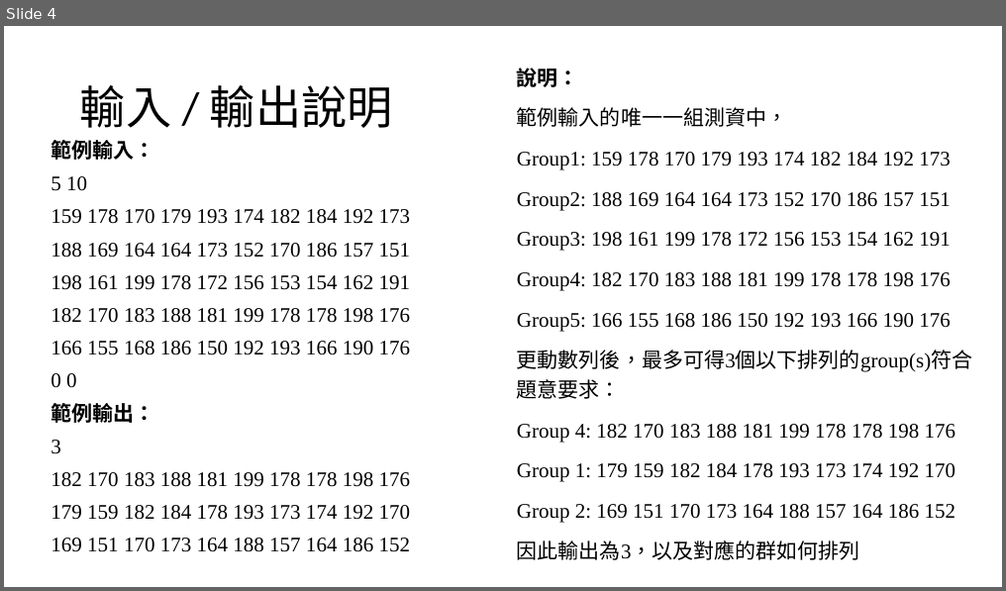
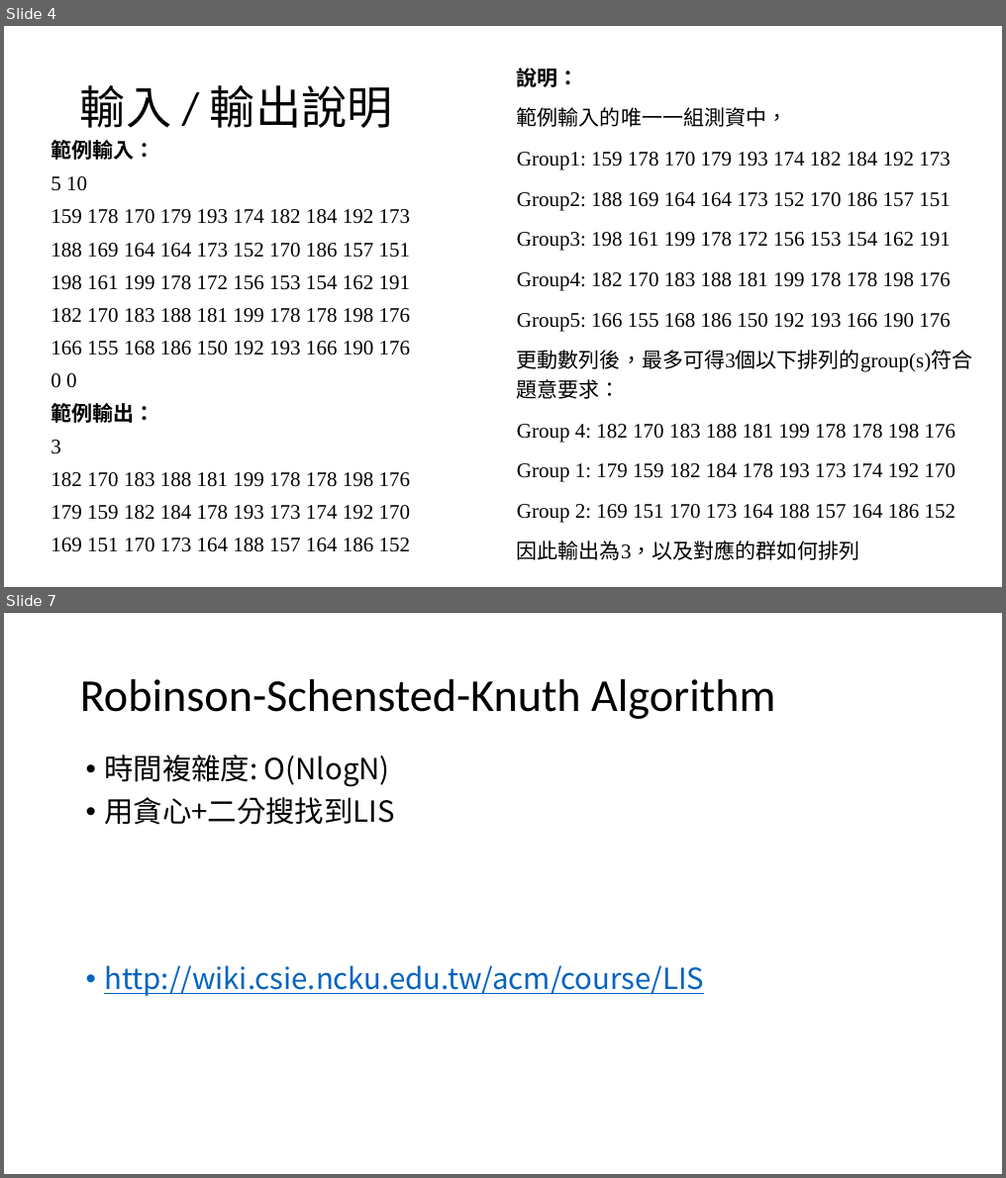
Before and after one commit to louisfghbvc/GenericProgrammingSTL, a slide deck: HW4 應用程式設計/說明.pptx. Shown one above the other, each under a label of ours: slide 4 before the commit, slides 4 and 7 after it; the slides between them are not shown. The pictures are 1006x591 and 1006x1178 pixels, drawn with LibreOffice and Linux fonts; fonts in the diff are those of the drawing. Boxes give left, top, right and bottom in pixels: in the first picture for what was removed or moved away, otherwise in the second. Text is boxed around its words. In the diff, an @@ line names an element or a change of style, - is before the commit and + after.

```diff
--- a/HW4 應用程式設計/說明.pptx
+++ b/HW4 應用程式設計/說明.pptx
@@ slide 7 added at box(4, 613, 1002, 1174), background #FFFFFF @@
@@ title added at box(80, 679, 775, 719), 44 pt, text #000000 @@
+Robinson-Schensted-Knuth Algorithm
@@ text added at box(104, 755, 704, 996), 28 pt, text #0563C1, underline @@
+• 時間複雜度: O(NlogN)
+• 用貪心+二分搜找到LIS
+• http://wiki.csie.ncku.edu.tw/acm/course/LIS
```
Also in this commit, not shown: 3 slides changed, 3 other slides added, 2 slides removed.
